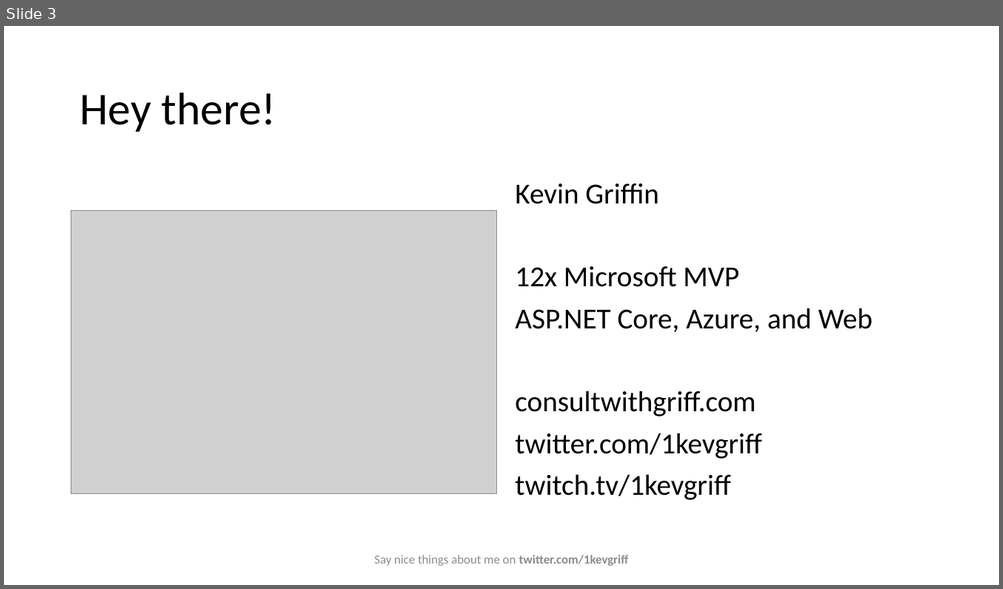
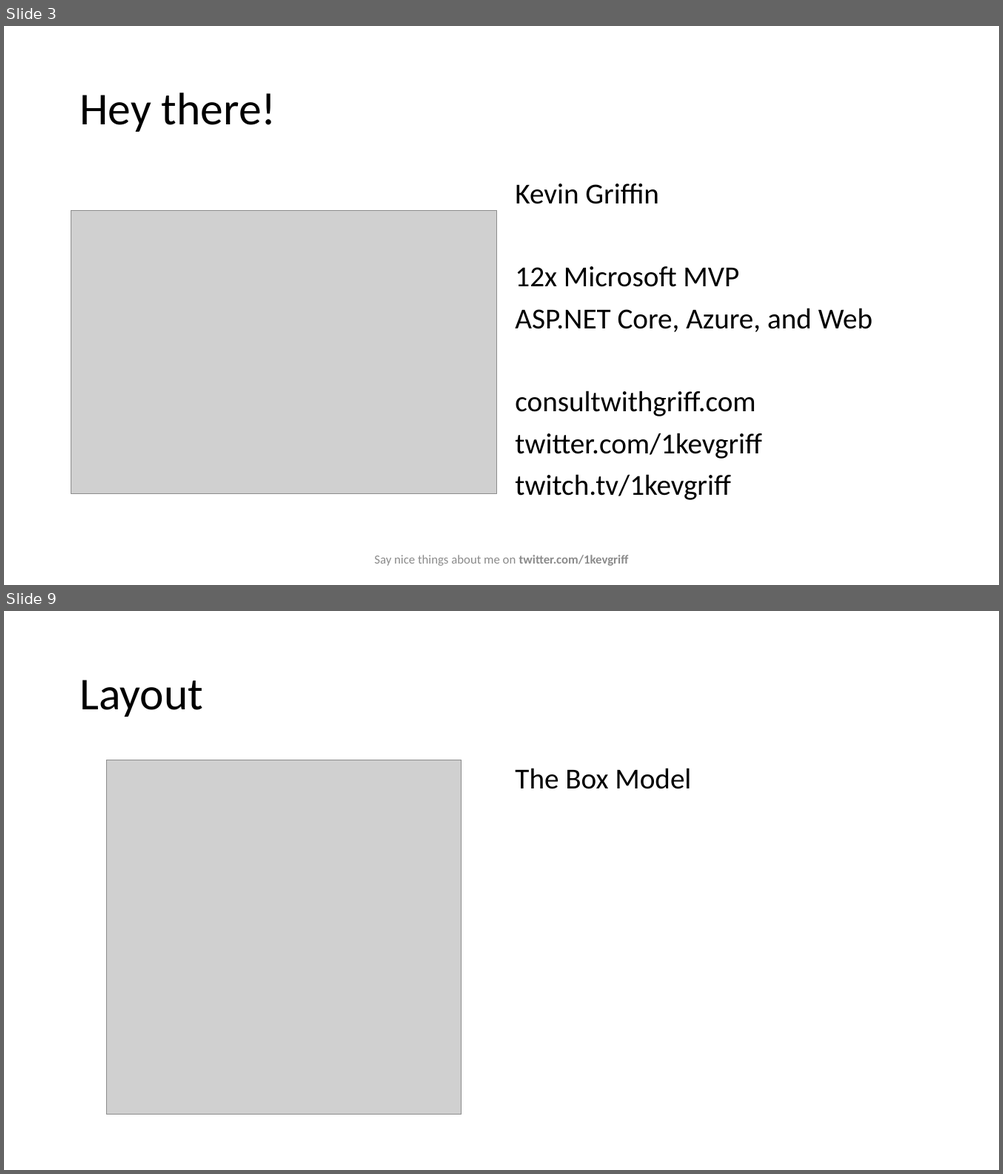
Before and after one commit to 1kevgriff/TailwindEssentials, a slide deck: Slides/Tailwind Essentials.pptx. Shown one above the other, each under a label of ours: slide 3 before the commit, slides 3 and 9 after it; the slides between them are not shown. The pictures are 1003x589 and 1003x1174 pixels, drawn with LibreOffice and Linux fonts; fonts in the diff are those of the drawing; grey boxes stand for pictures. Boxes give left, top, right and bottom in pixels: in the first picture for what was removed or moved away, otherwise in the second. Text is boxed around its words. In the diff, an @@ line names an element or a change of style, - is before the commit and + after.

```diff
--- a/Slides/Tailwind Essentials.pptx
+++ b/Slides/Tailwind Essentials.pptx
@@ slide 9 added at (x1=4, y1=611, x2=999, y2=1170), background #FFFFFF @@
@@ title added at (x1=79, y1=680, x2=203, y2=717), 44 pt, text #000000 @@
+Layout
@@ picture added at (x1=106, y1=760, x2=461, y2=1116) @@
@@ text added at (x1=515, y1=768, x2=691, y2=789), 28 pt, text #000000 @@
+The Box Model
```
Also in this commit, not shown: 27 other slides added, 1 slide removed, 51 other files.
